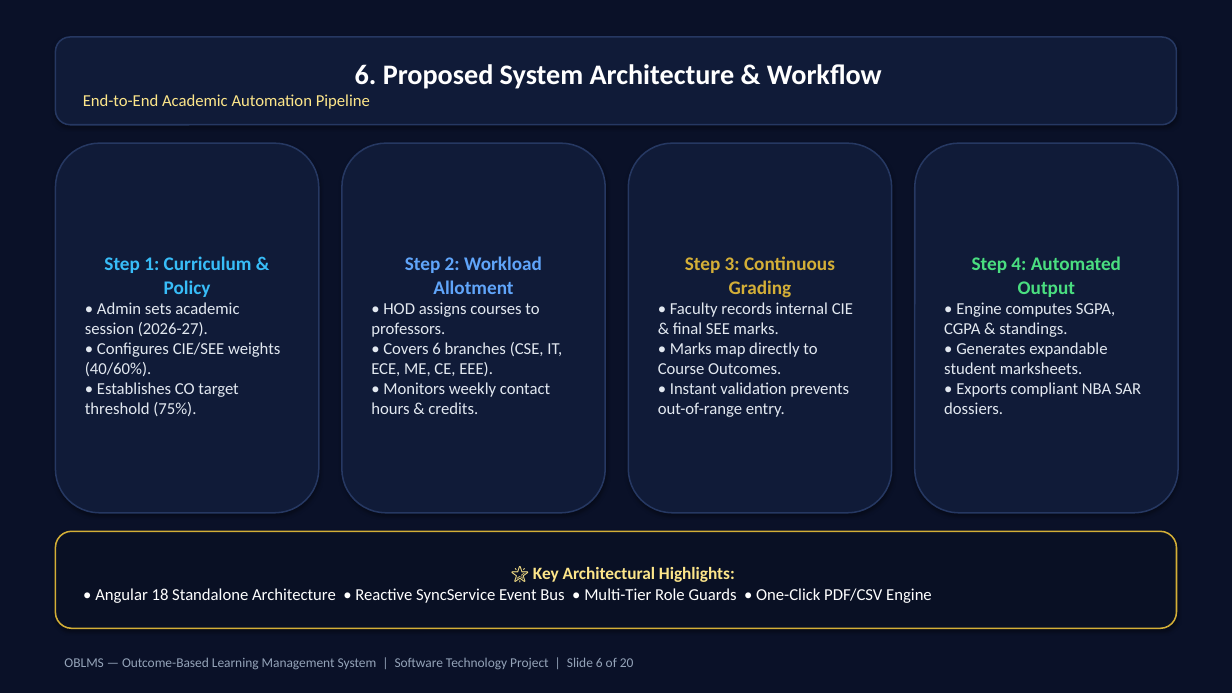
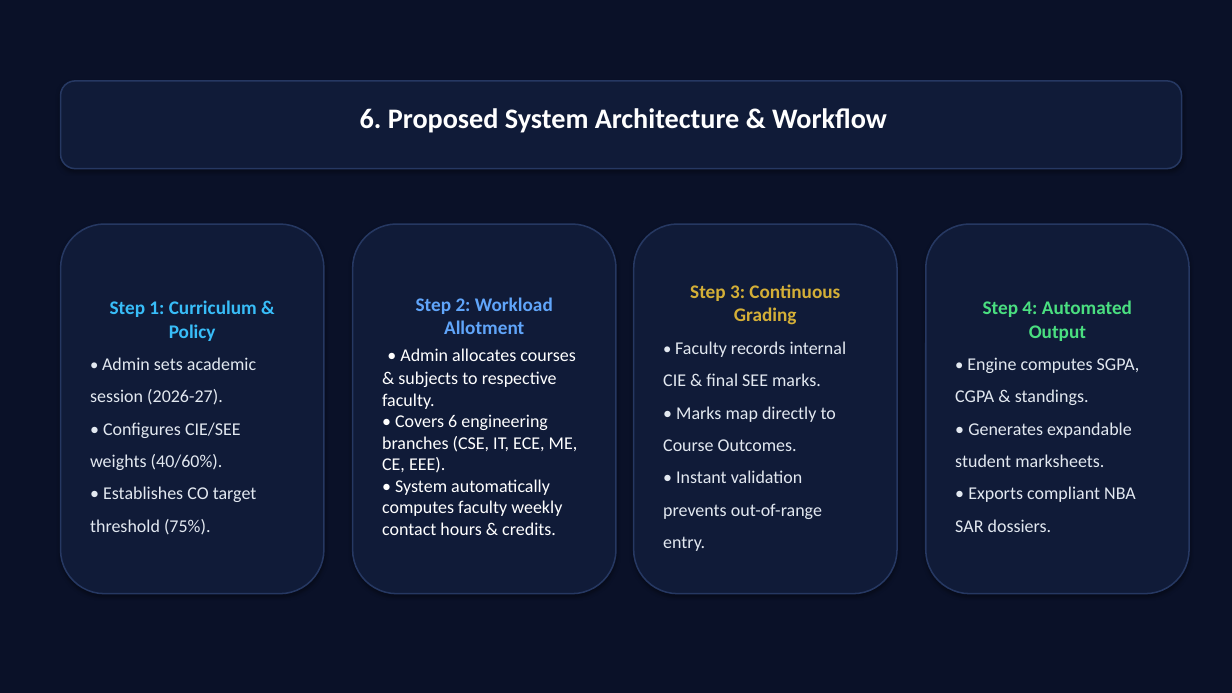
Before and after one commit to krishnavamsi1201/OBLMSc, a slide deck: slide 6 of Project_Final_Presentation_V2.pptx. Drawn at 1232x693 pixels with LibreOffice and Linux fonts; fonts in the diff are those of the drawing. Boxes give left, top, right and bottom in pixels: in the first picture for what was removed or moved away, otherwise in the second. Text is boxed around its words. In the diff, an @@ line names an element or a change of style, - is before the commit and + after.

```diff
--- a/Project_Final_Presentation_V2.pptx
+++ b/Project_Final_Presentation_V2.pptx
@@ rounded rectangle "6. Proposed System Architecture & ...": place and size @@
-rounded rectangle "6. Proposed System Architecture & ..." at <box>55,37,1177,125</box>
+rounded rectangle "6. Proposed System Architecture & ..." at <box>61,81,1182,169</box>
@@ text in rounded rectangle at <box>83,94,370,109</box>: paragraph removed @@
-End-to-End Academic Automation Pipeline
@@ rounded rectangle "Step 1: Curriculum & Policy": place and size @@
-rounded rectangle "Step 1: Curriculum & Policy" at <box>55,143,319,513</box>
+rounded rectangle "Step 1: Curriculum & Policy" at <box>61,224,324,593</box>
@@ rounded rectangle "Step 2: Workload Allotment": place and size @@
-rounded rectangle "Step 2: Workload Allotment" at <box>342,143,605,513</box>
+rounded rectangle "Step 2: Workload Allotment" at <box>353,224,616,593</box>
@@ rounded rectangle "Step 3: Continuous Grading": place and size @@
-rounded rectangle "Step 3: Continuous Grading" at <box>628,143,892,513</box>
+rounded rectangle "Step 3: Continuous Grading" at <box>634,224,897,593</box>
@@ rounded rectangle "Step 4: Automated Output": place and size @@
-rounded rectangle "Step 4: Automated Output" at <box>915,143,1178,513</box>
+rounded rectangle "Step 4: Automated Output" at <box>926,224,1189,593</box>
@@ text in rounded rectangle at <box>90,357,257,535</box>: size 13 to 14 pt in "Admin sets academic session (2026-27).", "• Configures CIE/SEE weights (40/60%).", "• Establishes CO target threshold (75%)."; line spacing 1 to 1.5 @@
@@ text in rounded rectangle at <box>382,348,578,535</box>: text changed; size 13 to 14 pt; text colour #E2E8F0 to #FFFFFF @@
-• HOD assigns courses to professors.
-• Covers 6 branches (CSE, IT, ECE, ME, CE, EEE).
-• Monitors weekly contact hours & credits.
+• Admin allocates courses & subjects to respective faculty.
+• Covers 6 engineering branches (CSE, IT, ECE, ME, CE, EEE).
+• System automatically computes faculty weekly contact hours & credits.
@@ text in rounded rectangle at <box>663,341,847,551</box>: size 13 to 14 pt in "Faculty records internal CIE & final SEE ...", "• Marks map directly to Course Outcomes.", "• Instant validation prevents out-of-range entry."; line spacing 1 to 1.5 @@
@@ text in rounded rectangle at <box>955,357,1140,532</box>: size 13 to 14 pt in "Engine computes SGPA, CGPA & standings.", "• Generates expandable student marksheets.", "• Exports compliant NBA SAR dossiers."; line spacing 1 to 1.5 @@
@@ rounded rectangle removed at <box>55,531,1177,628</box> @@
-🌟 Key Architectural Highlights:
-• Angular 18 Standalone Architecture • Reactive SyncService Event Bus • Multi-Tier Role Guards • One-Click PDF/CSV Engine
@@ text removed at <box>64,657,634,669</box> @@
-OBLMS — Outcome-Based Learning Management System | Software Technology Project | Slide 6 of 20
```
Also in this commit, not shown: 15 other slides changed, 3 slides added, 2 slides removed, 4 other files.
